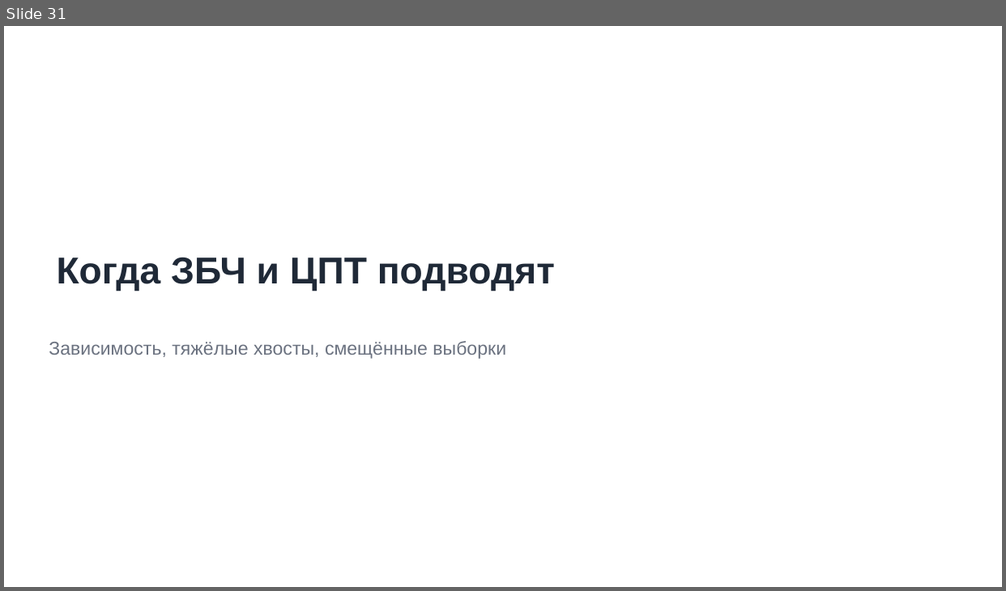
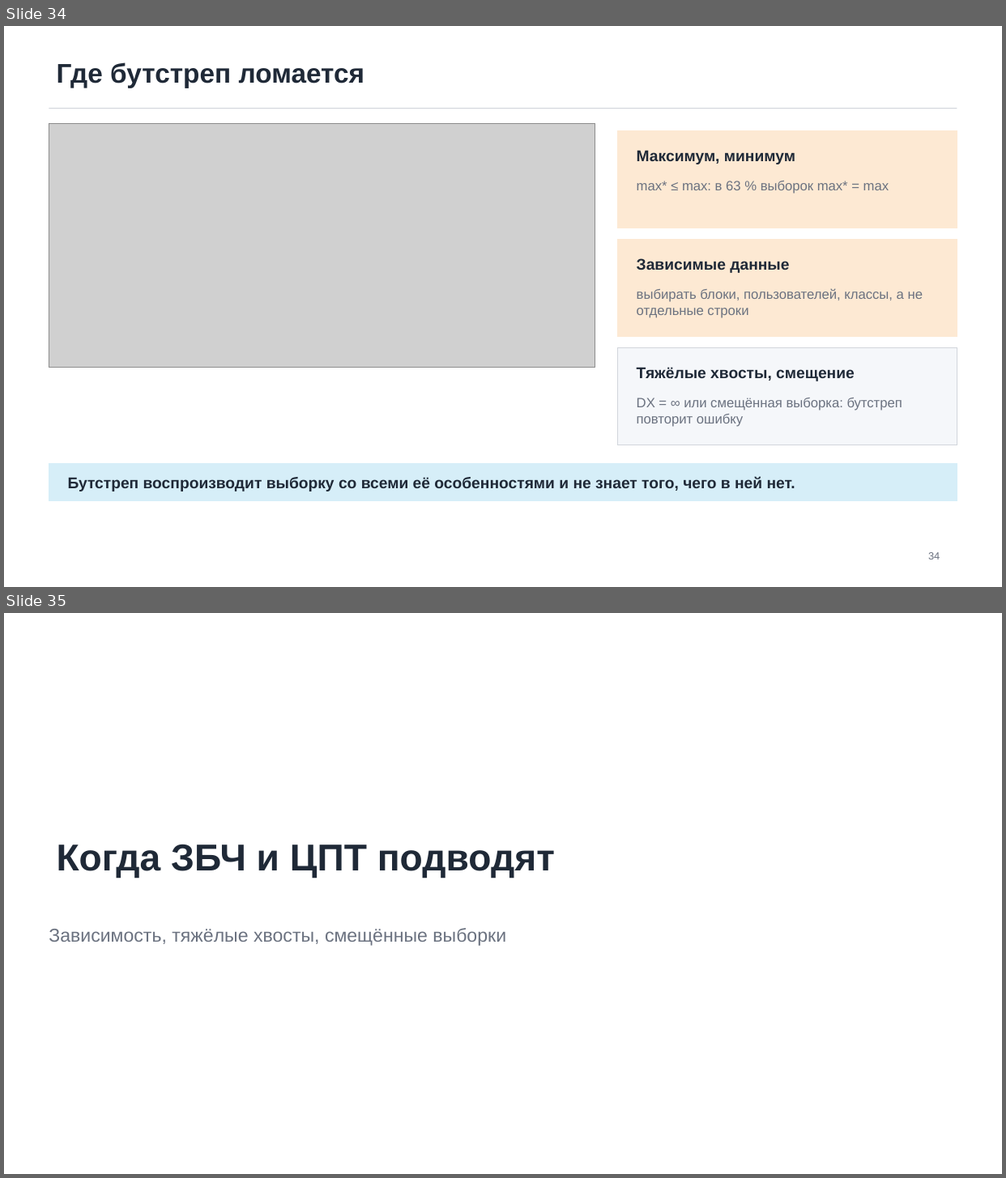
Before and after one commit to TheTonyPub/probability-theory-2026, a slide deck: lectures/05_lln-clt-itmo.pptx. Shown one above the other, each under a label of ours: slide 31 before the commit, slides 34 and 35 after it. The pictures are 1006x591 and 1006x1178 pixels, drawn with LibreOffice and Linux fonts; fonts in the diff are those of the drawing; grey boxes stand for pictures. Boxes give left, top, right and bottom in pixels: in the first picture for what was removed or moved away, otherwise in the second. Text is boxed around its words. In the diff, an @@ line names an element or a change of style, - is before the commit and + after.

```diff
--- a/lectures/05_lln-clt-itmo.pptx
+++ b/lectures/05_lln-clt-itmo.pptx
@@ slide 34 added at box(4, 26, 1002, 587), background #FFFFFF @@
@@ title added at box(57, 62, 365, 88), 26 pt, text #1F2937, bold @@
+Где бутстреп ломается
@@ line added from (49, 109) to (957, 109), #D1D5DB 0.75 pt @@
@@ picture added at box(49, 123, 595, 367) @@
@@ rectangle added at box(618, 130, 957, 228), fill #FDE9D3, outline #FDE9D3 0.5 pt @@
@@ text added at box(637, 150, 795, 165), 15 pt, text #1F2937, bold @@
+Максимум, минимум
@@ text added at box(637, 181, 889, 194), 13 pt, text #6B7280 @@
+max* ≤ max: в 63 % выборок max* = max
@@ rectangle added at box(618, 239, 957, 337), fill #FDE9D3, outline #FDE9D3 0.5 pt @@
@@ text added at box(637, 258, 789, 273), 15 pt, text #1F2937, bold @@
+Зависимые данные
@@ text added at box(637, 288, 923, 318), 13 pt, text #6B7280 @@
+выбирать блоки, пользователей, классы, а не отдельные строки
@@ rectangle added at box(618, 348, 957, 446), fill #F5F7FA, outline #D1D5DB 0.5 pt @@
@@ text added at box(637, 367, 854, 382), 15 pt, text #1F2937, bold @@
+Тяжёлые хвосты, смещение
@@ text added at box(637, 398, 902, 427), 13 pt, text #6B7280 @@
+DX = ∞ или смещённая выборка: бутстреп повторит ошибку
@@ rectangle added at box(49, 464, 957, 501), fill #D6EEF8, outline #D6EEF8 0.5 pt @@
@@ text added at box(68, 476, 795, 492), 15 pt, text #1F2937, bold @@
+Бутстреп воспроизводит выборку со всеми её особенностями и не знает того, чего в ней нет.
@@ text added at box(928, 552, 940, 560), 10 pt, text #6B7280 @@
+34
@@ what was slide 31 is now slide 35 @@
```
Also in this commit, not shown: 8 slides changed, 3 other slides added, 7 other files.
